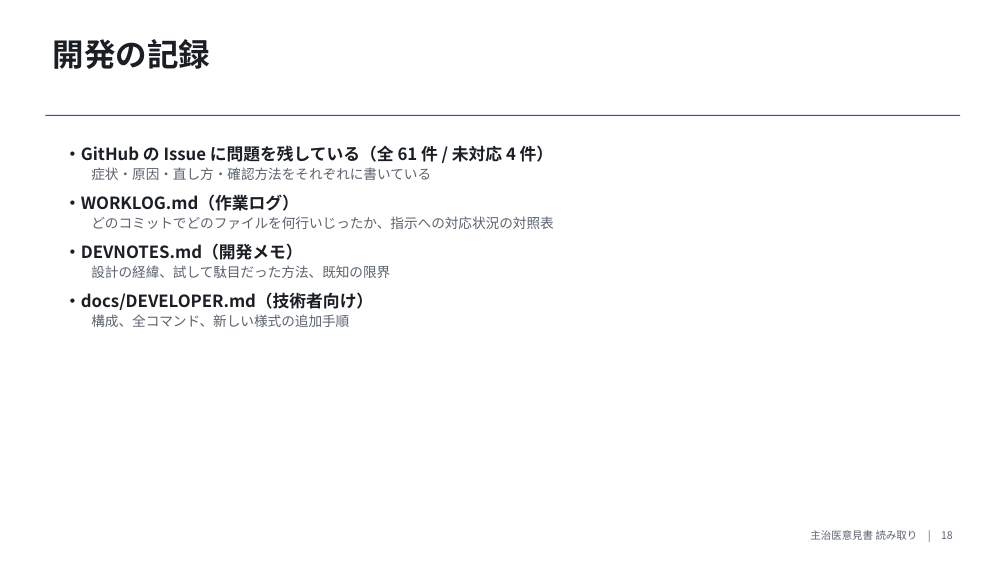
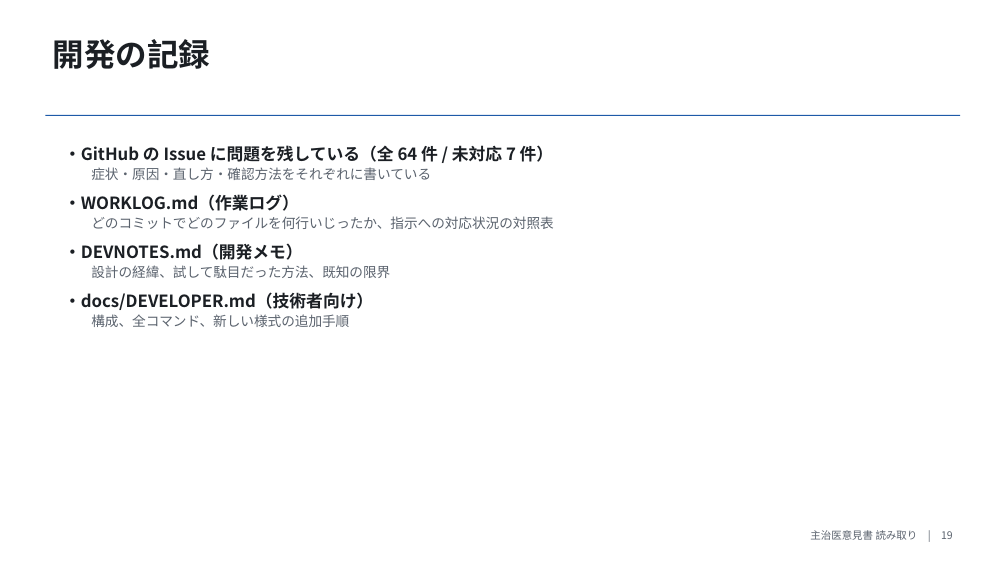
Before and after one commit to masarusanuki/ikensho-ocr, a slide deck: slide 19 of docs/主治医意見書読み取り_概要.pptx (slide 18 before the commit). Drawn at 1008x567 pixels with LibreOffice and Linux fonts; fonts in the diff are those of the drawing. Boxes give left, top, right and bottom in pixels: in the first picture for what was removed or moved away, otherwise in the second. Text is boxed around its words. In the diff, an @@ line names an element or a change of style, - is before the commit and + after.

```diff
--- a/docs/主治医意見書読み取り_概要.pptx
+++ b/docs/主治医意見書読み取り_概要.pptx
@@ text at (64,145,554,162): text changed @@
-・GitHub の Issue に問題を残している（全 61 件 / 未対応 4 件）
+・GitHub の Issue に問題を残している（全 64 件 / 未対応 7 件）
```
Also in this commit, not shown: 13 other slides changed, 1 slide added, 3 other files.
